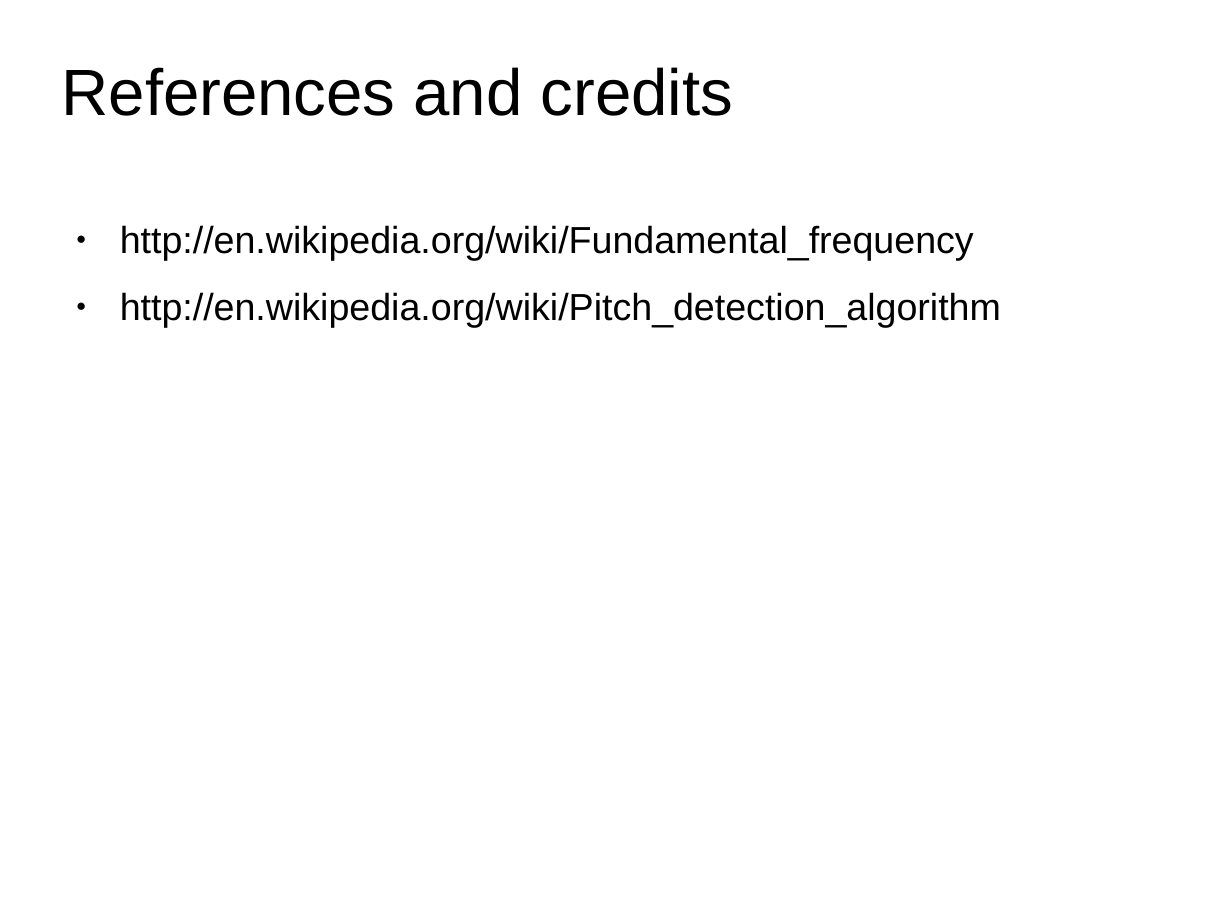
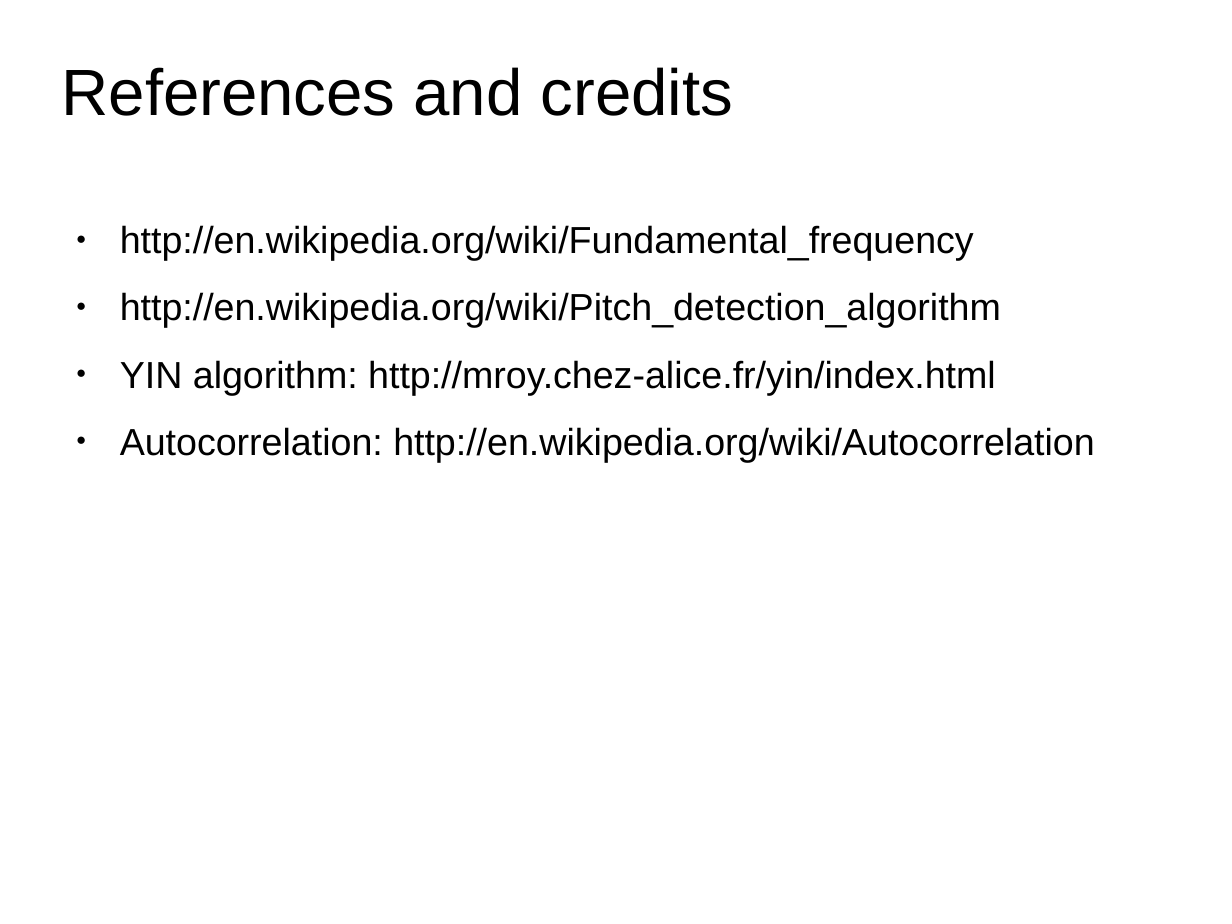
Before and after one commit to MTG/sms-tools, a slide deck: slide 17 of lectures/6-Harmonic-model/F0-detection.odp (slide 15 before the commit). Drawn at 1232x924 pixels with LibreOffice and Linux fonts; fonts in the diff are those of the drawing. Boxes give left, top, right and bottom in pixels: in the first picture for what was removed or moved away, otherwise in the second. Text is boxed around its words. In the diff, an @@ line names an element or a change of style, - is before the commit and + after.

```diff
--- a/lectures/6-Harmonic-model/F0-detection.odp
+++ b/lectures/6-Harmonic-model/F0-detection.odp
@@ text at bbox=[120, 360, 1095, 462]: paragraphs added @@
+● YIN algorithm: http://mroy.chez-alice.fr/yin/index.html
+● Autocorrelation: http://en.wikipedia.org/wiki/Autocorrelation
```
Also in this commit, not shown: 6 other slides changed, 6 slides added, 4 slides removed, 29 other files.
